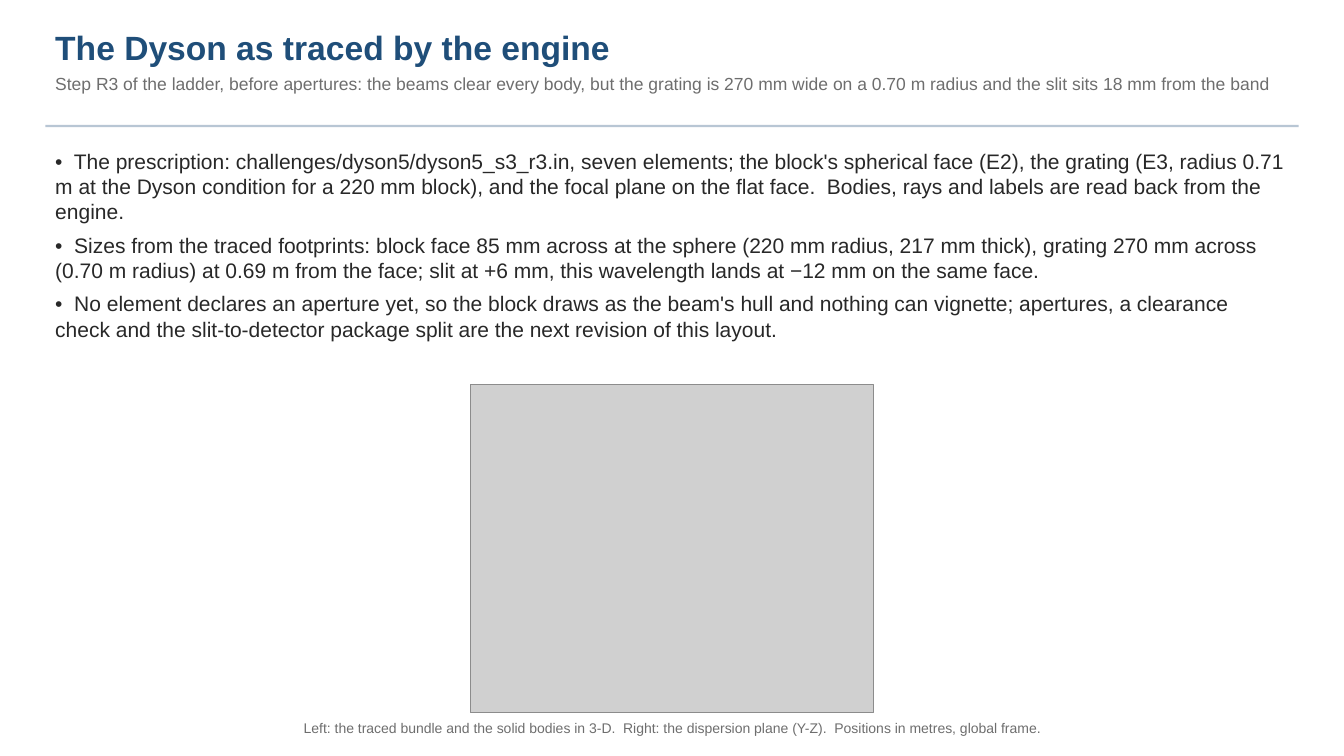
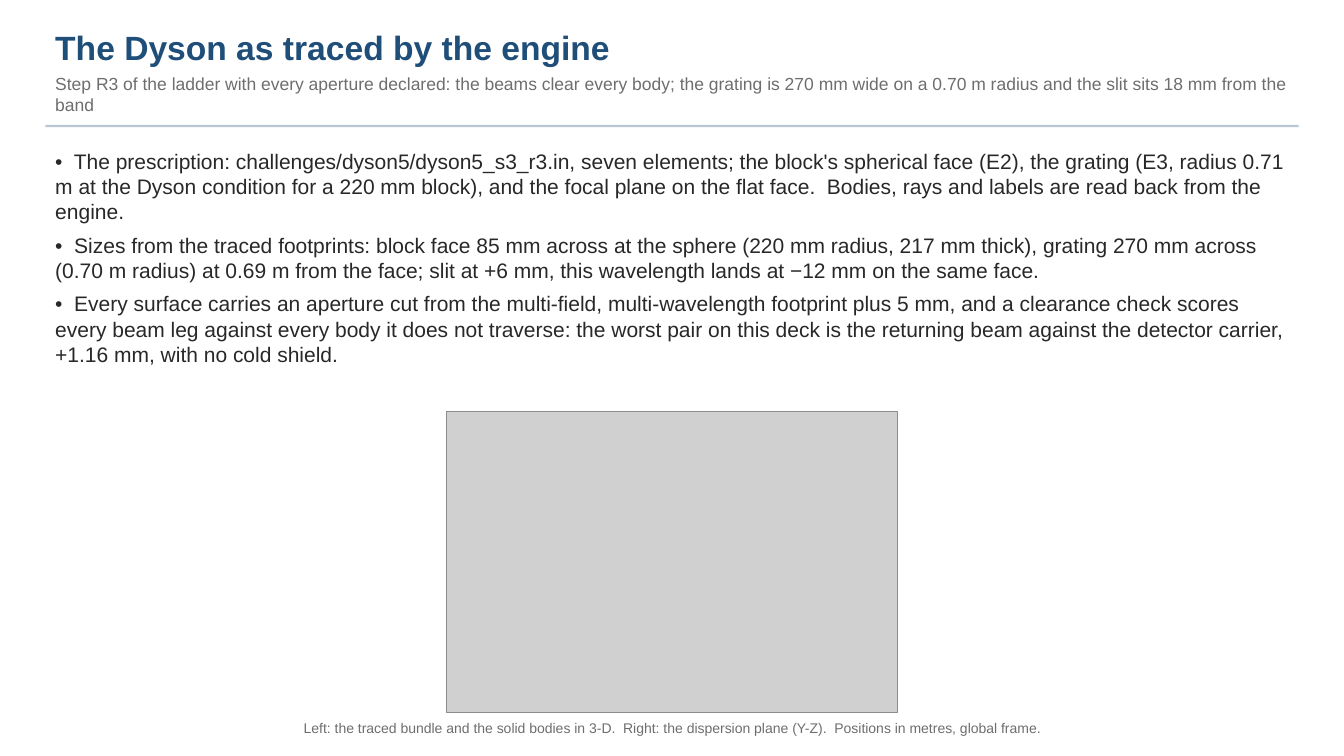
Before and after one commit to nasa-jpl/macos, a slide deck: slide 4 of demo_session/deck_dyson.pptx. Drawn at 1344x756 pixels with LibreOffice and Linux fonts; fonts in the diff are those of the drawing; grey boxes stand for pictures. Boxes give left, top, right and bottom in pixels: in the first picture for what was removed or moved away, otherwise in the second. Text is boxed around its words. In the diff, an @@ line names an element or a change of style, - is before the commit and + after.

```diff
--- a/demo_session/deck_dyson.pptx
+++ b/demo_session/deck_dyson.pptx
@@ text at bbox=[55, 77, 1286, 111]: text changed @@
-Step R3 of the ladder, before apertures: the beams clear every body, but the grating is 270 mm wide on a 0.70 m radius and the slit sits 18 mm from the band
+Step R3 of the ladder with every aperture declared: the beams clear every body; the grating is 270 mm wide on a 0.70 m radius and the slit sits 18 mm from the band
@@ text at bbox=[55, 295, 1283, 365]: text changed @@
-• No element declares an aperture yet, so the block draws as the beam's hull and nothing can vignette; apertures, a clearance check and the slit-to-detector package split are the next revision of this layout.
+• Every surface carries an aperture cut from the multi-field, multi-wavelength footprint plus 5 mm, and a clearance check scores every beam leg against every body it does not traverse: the worst pair on this deck is the returning beam against the detector carrier, +1.16 mm, with no cold shield.
@@ picture: place and size @@
-picture at bbox=[471, 385, 874, 713]
+picture at bbox=[447, 412, 898, 713]
```
Also in this commit, not shown: 5 other slides changed, 6 other files.
